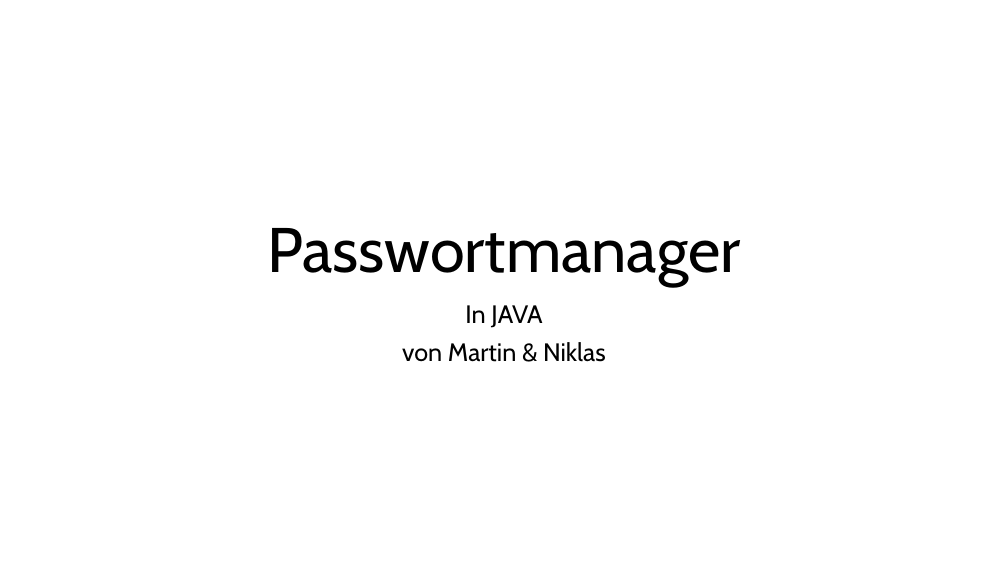
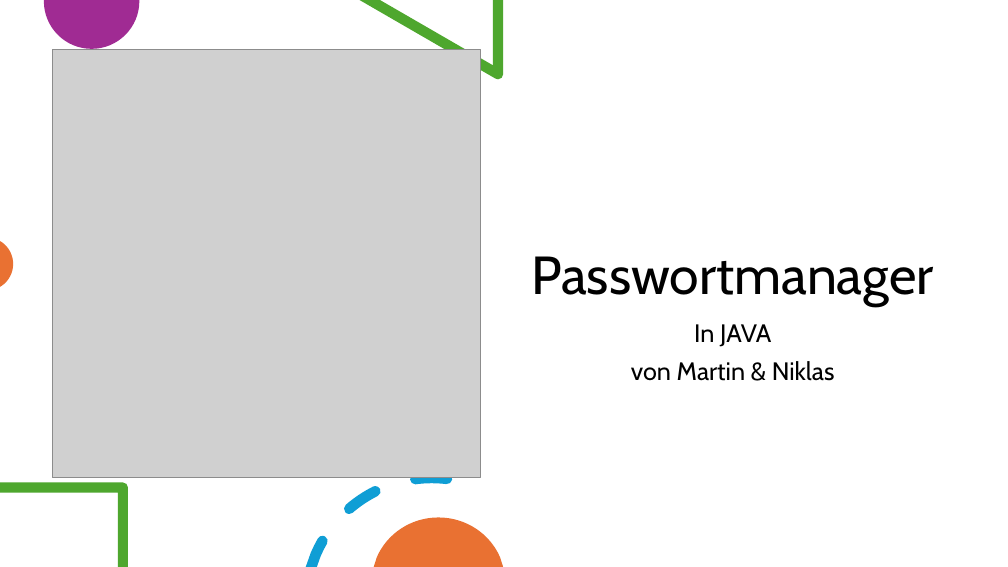
Before and after one commit to NykyTV/PasswortManager, a slide deck: slide 1 of pp/Presentation.pptx. Drawn at 1008x567 pixels with LibreOffice and Linux fonts; fonts in the diff are those of the drawing; grey boxes stand for pictures. Boxes give left, top, right and bottom in pixels: in the first picture for what was removed or moved away, otherwise in the second. Text is boxed around its words. In the diff, an @@ line names an element or a change of style, - is before the commit and + after.

```diff
--- a/pp/Presentation.pptx
+++ b/pp/Presentation.pptx
@@ freeform shape added at box(44, 0, 139, 49), fill #A02B93 @@
@@ freeform shape added at box(360, 0, 504, 79), fill #4EA72E @@
@@ picture added at box(52, 49, 480, 477) @@
@@ title "Passwortmanager": place and size @@
-title "Passwortmanager" at box(267, 228, 741, 287)
+title "Passwortmanager" at box(531, 256, 934, 305)
@@ title "Passwortmanager" at box(531, 256, 934, 305): size 60 to 51 pt @@
@@ freeform shape added at box(0, 241, 13, 287), fill #E97132 @@
@@ subtitle "In JAVA": place and size @@
-subtitle "In JAVA" at box(402, 305, 606, 362)
+subtitle "In JAVA" at box(631, 324, 835, 381)
@@ freeform shape added at box(306, 473, 452, 567), fill #0F9ED5 @@
@@ freeform shape added at box(0, 482, 128, 567), fill #4EA72E @@
@@ freeform shape added at box(374, 517, 503, 567), fill #E97132 @@
```
Also in this commit, not shown: 4 slides added.
